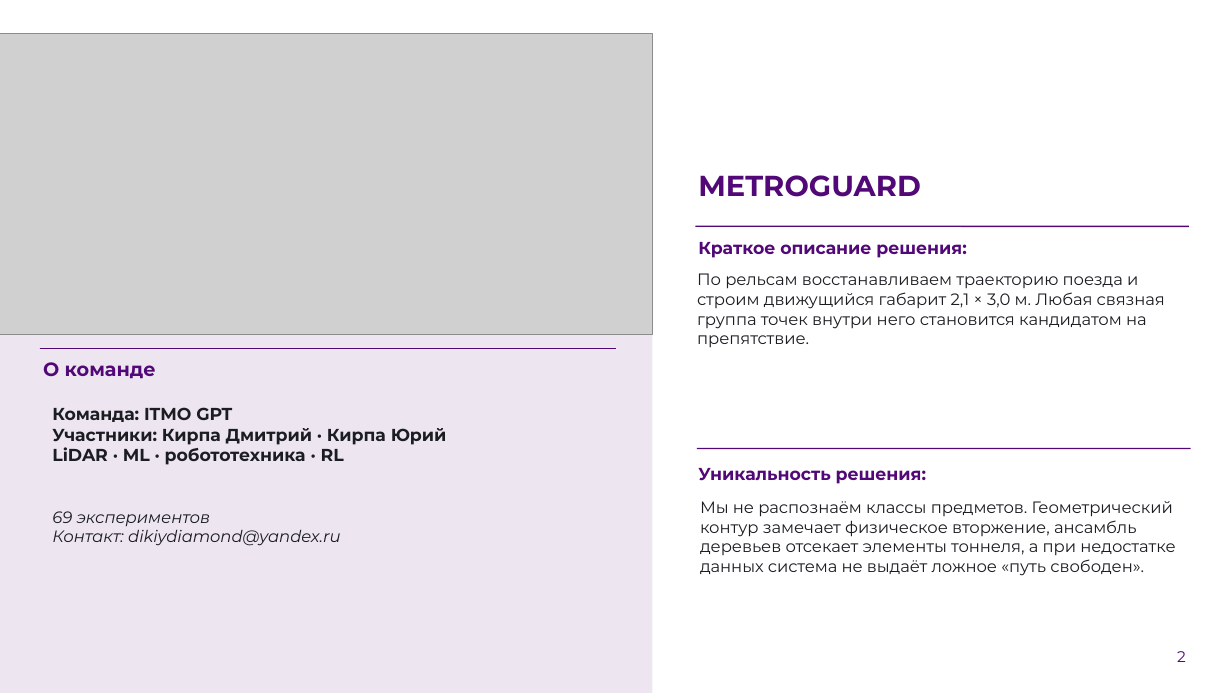
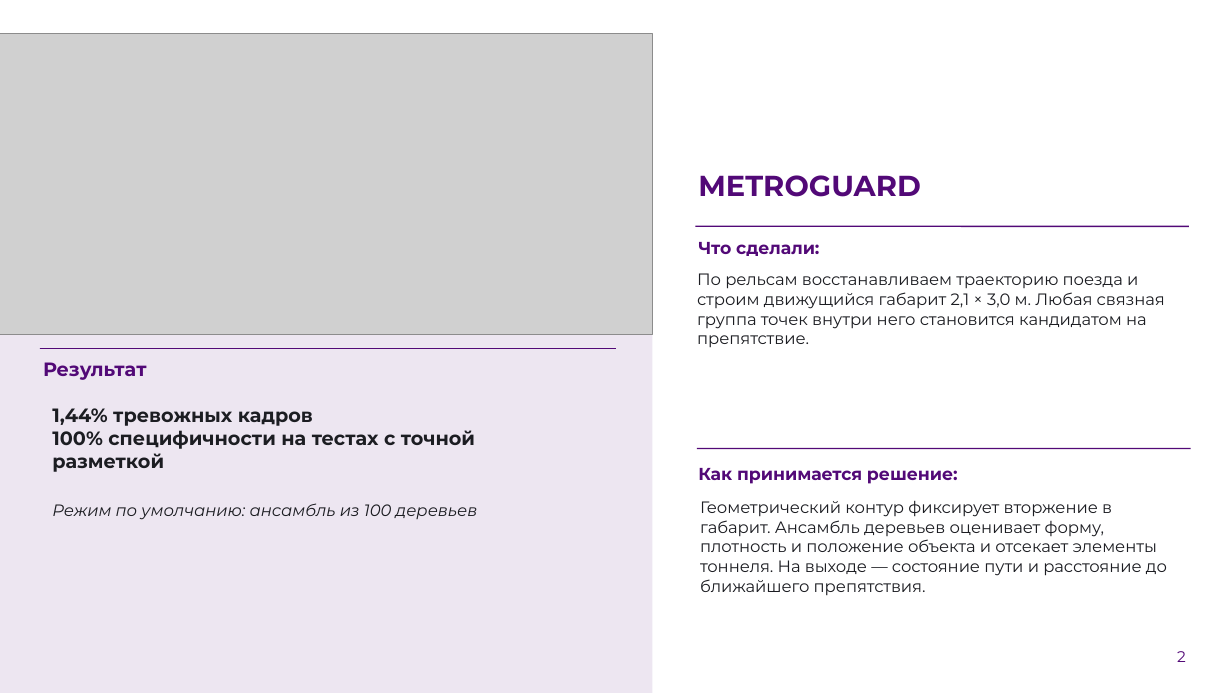
Before and after one commit to KirpaDmitriy/metroguard-lct2026, a slide deck: slide 2 of presentation/MetroGuard_LCT2026_Submission.pptx. Drawn at 1232x693 pixels with LibreOffice and Linux fonts; fonts in the diff are those of the drawing; grey boxes stand for pictures; background and template pictures are left out. Boxes give left, top, right and bottom in pixels: in the first picture for what was removed or moved away, otherwise in the second. Text is boxed around its words. In the diff, an @@ line names an element or a change of style, - is before the commit and + after.

```diff
--- a/presentation/MetroGuard_LCT2026_Submission.pptx
+++ b/presentation/MetroGuard_LCT2026_Submission.pptx
@@ text at [698, 242, 819, 256]: text changed @@
-Краткое описание решения:
+Что сделали:
@@ text at [43, 362, 147, 380]: text changed @@
-О команде
+Результат
@@ text at [52, 408, 475, 472]: text changed; size 13.5 to 15 pt @@
-Команда: ITMO GPT
-Участники: Кирпа Дмитрий · Кирпа Юрий
-LiDAR · ML · робототехника · RL
+1,44% тревожных кадров
+100% специфичности на тестах с точной разметкой
@@ text at [698, 468, 958, 484]: text changed @@
-Уникальность решения:
+Как принимается решение:
@@ text at [52, 503, 478, 520]: text changed @@
-69 экспериментов
-Контакт: dikiydiamond@yandex.ru
+Режим по умолчанию: ансамбль из 100 деревьев
@@ text at [700, 500, 1167, 592]: text changed @@
-Мы не распознаём классы предметов. Геометрический контур замечает физическое вторжение, ансамбль деревьев отсекает элементы тоннеля, а при недостатке данных система не выдаёт ложное «путь свободен».
+Геометрический контур фиксирует вторжение в габарит. Ансамбль деревьев оценивает форму, плотность и положение объекта и отсекает элементы тоннеля. На выходе — состояние пути и расстояние до ближайшего препятствия.
```
Also in this commit, not shown: 9 other slides changed.
